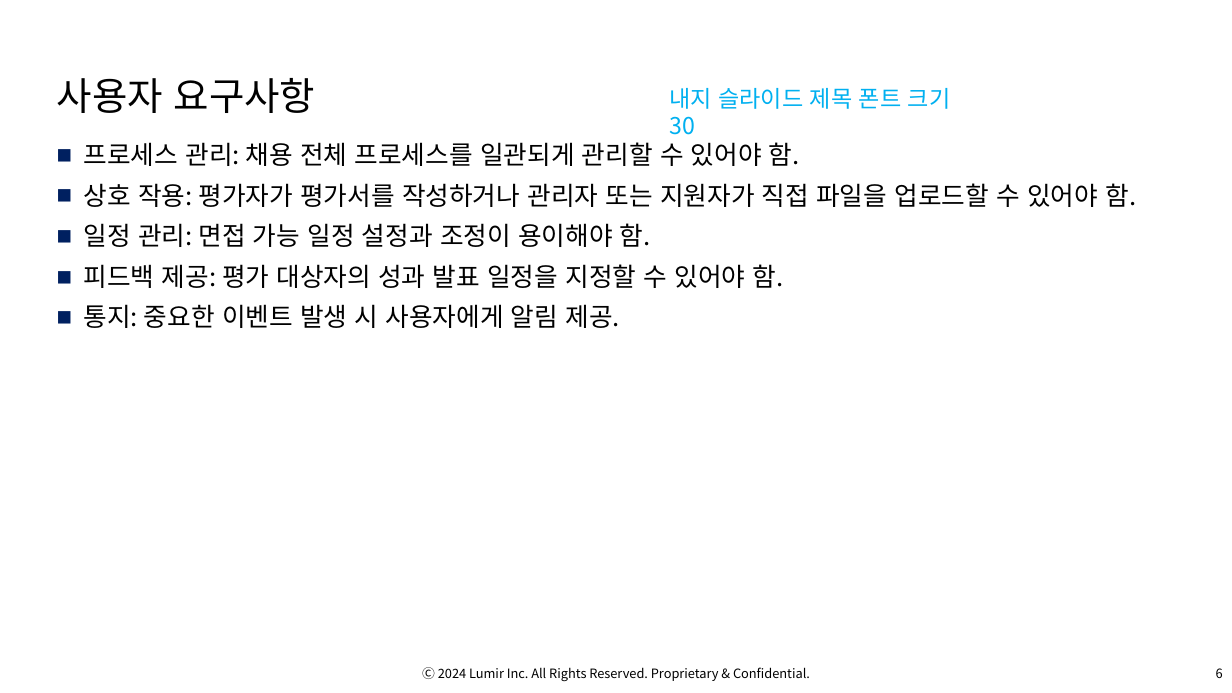
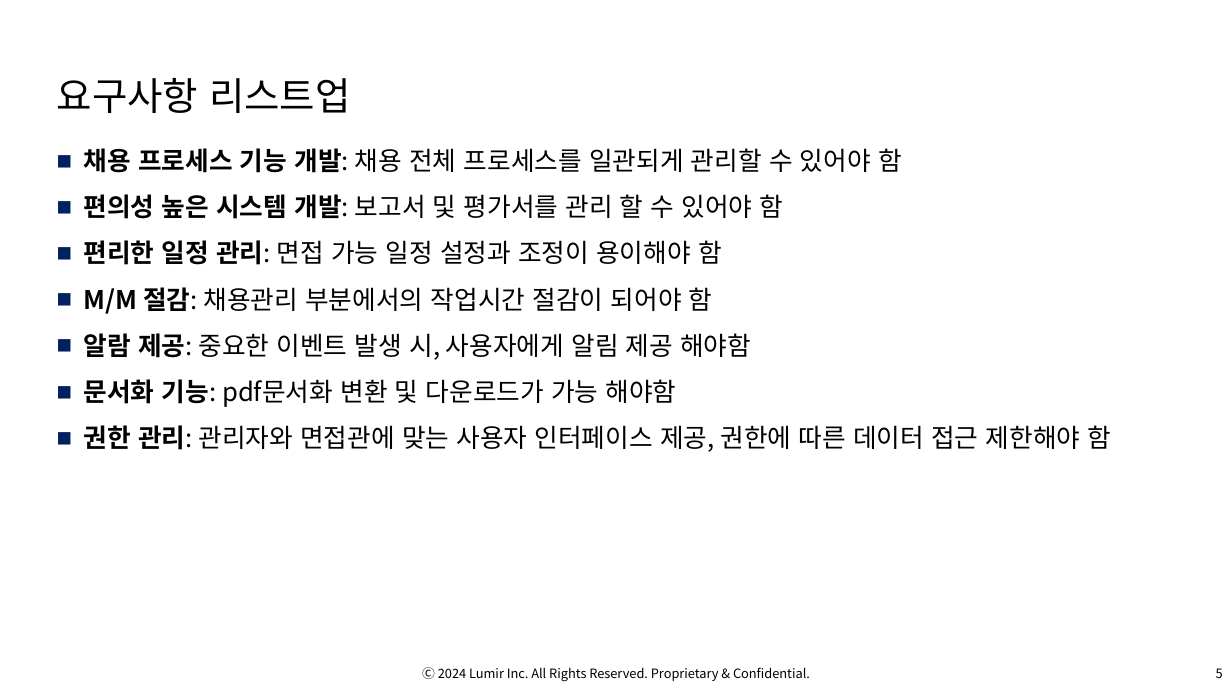
Before and after one commit to OsterRepository/OsterRepository, a slide deck: slide 6 of 기술 7부 김민수 성과 발표.pptx (slide 7 before the commit). Drawn at 1232x693 pixels with LibreOffice and Linux fonts; fonts in the diff are those of the drawing; background and template pictures are left out. Boxes give left, top, right and bottom in pixels: in the first picture for what was removed or moved away, otherwise in the second. Text is boxed around its words. In the diff, an @@ line names an element or a change of style, - is before the commit and + after.

```diff
--- a/기술 7부 김민수 성과 발표.pptx
+++ b/기술 7부 김민수 성과 발표.pptx
@@ title at bbox=[57, 78, 351, 113]: text changed @@
-사용자 요구사항
+요구사항 리스트업
@@ text removed at bbox=[669, 88, 951, 109] @@
-내지 슬라이드 제목 폰트 크기 30
@@ text at bbox=[84, 148, 1112, 452]: text changed @@
-■ 프로세스 관리: 채용 전체 프로세스를 일관되게 관리할 수 있어야 함.
-■ 상호 작용: 평가자가 평가서를 작성하거나 관리자 또는 지원자가 직접 파일을 업로드할 수 있어야 함.
-■ 일정 관리: 면접 가능 일정 설정과 조정이 용이해야 함.
-■ 피드백 제공: 평가 대상자의 성과 발표 일정을 지정할 수 있어야 함.
-■ 통지: 중요한 이벤트 발생 시 사용자에게 알림 제공.
+■ 채용 프로세스 기능 개발: 채용 전체 프로세스를 일관되게 관리할 수 있어야 함
+■ 편의성 높은 시스템 개발: 보고서 및 평가서를 관리 할 수 있어야 함
+■ 편리한 일정 관리: 면접 가능 일정 설정과 조정이 용이해야 함
+■ M/M 절감: 채용관리 부분에서의 작업시간 절감이 되어야 함
+■ 알람 제공: 중요한 이벤트 발생 시, 사용자에게 알림 제공 해야함
+■ 문서화 기능: pdf문서화 변환 및 다운로드가 가능 해야함
+■ 권한 관리: 관리자와 면접관에 맞는 사용자 인터페이스 제공, 권한에 따른 데이터 접근 제한해야 함
@@ page number at bbox=[1216, 668, 1223, 678]: text changed @@
-6
+5
```
Also in this commit, not shown: 15 other slides changed, 1 slide added, 3 slides removed, 1 other file.
